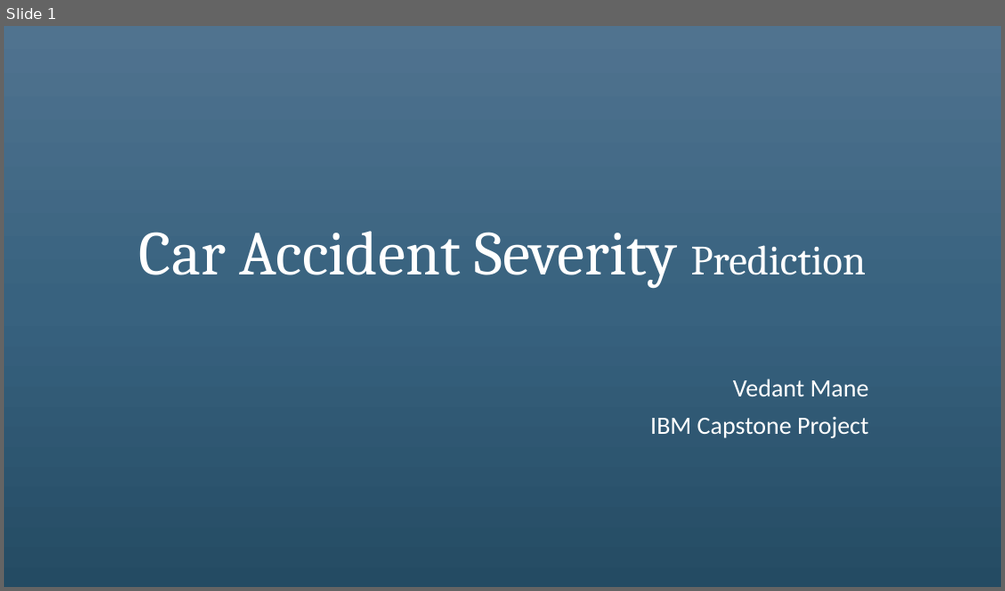
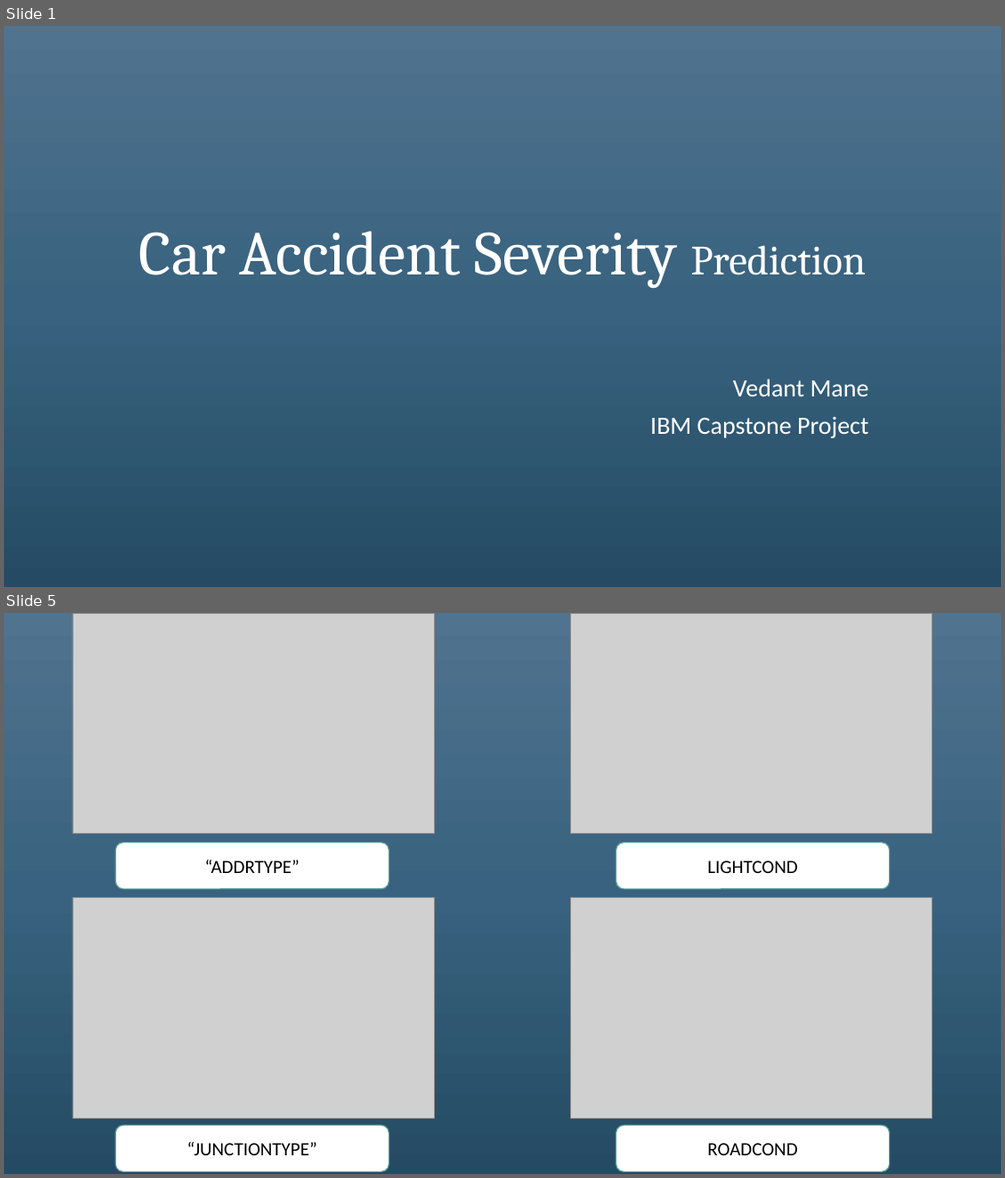
Before and after one commit to vedantmane/Car-Accident-Severity-Prediction, a slide deck: Presentation/CAS Presentation.pptx. Shown one above the other, each under a label of ours: slide 1 before the commit, slides 1 and 5 after it; the slides between them are not shown. The pictures are 1005x591 and 1005x1178 pixels, drawn with LibreOffice and Linux fonts; fonts in the diff are those of the drawing; grey boxes stand for pictures. Boxes give left, top, right and bottom in pixels: in the first picture for what was removed or moved away, otherwise in the second. Text is boxed around its words. In the diff, an @@ line names an element or a change of style, - is before the commit and + after.

```diff
--- a/Presentation/CAS Presentation.pptx
+++ b/Presentation/CAS Presentation.pptx
@@ slide 5 added at <box>4,613,1001,1174</box>, background gradient #517491 to #38627F to #244C64 @@
@@ picture added at <box>73,613,434,834</box> @@
@@ picture added at <box>571,613,932,834</box> @@
@@ rounded rectangle added at <box>115,843,389,889</box>, fill #FFFFFF, outline #62A39F 1 pt, 18 pt, text #000000 @@
+“ADDRTYPE”
@@ rounded rectangle added at <box>616,843,890,889</box>, fill #FFFFFF, outline #62A39F 1 pt, 18 pt, text #000000 @@
+LIGHTCOND
@@ picture added at <box>73,897,434,1118</box> @@
@@ picture added at <box>571,897,932,1118</box> @@
@@ rounded rectangle added at <box>115,1126,389,1172</box>, fill #FFFFFF, outline #62A39F 1 pt, 18 pt, text #000000 @@
+“JUNCTIONTYPE”
@@ rounded rectangle added at <box>616,1126,890,1172</box>, fill #FFFFFF, outline #62A39F 1 pt, 18 pt, text #000000 @@
+ROADCOND
```
Also in this commit, not shown: 4 slides changed, 12 other slides added, 9 slides removed.
